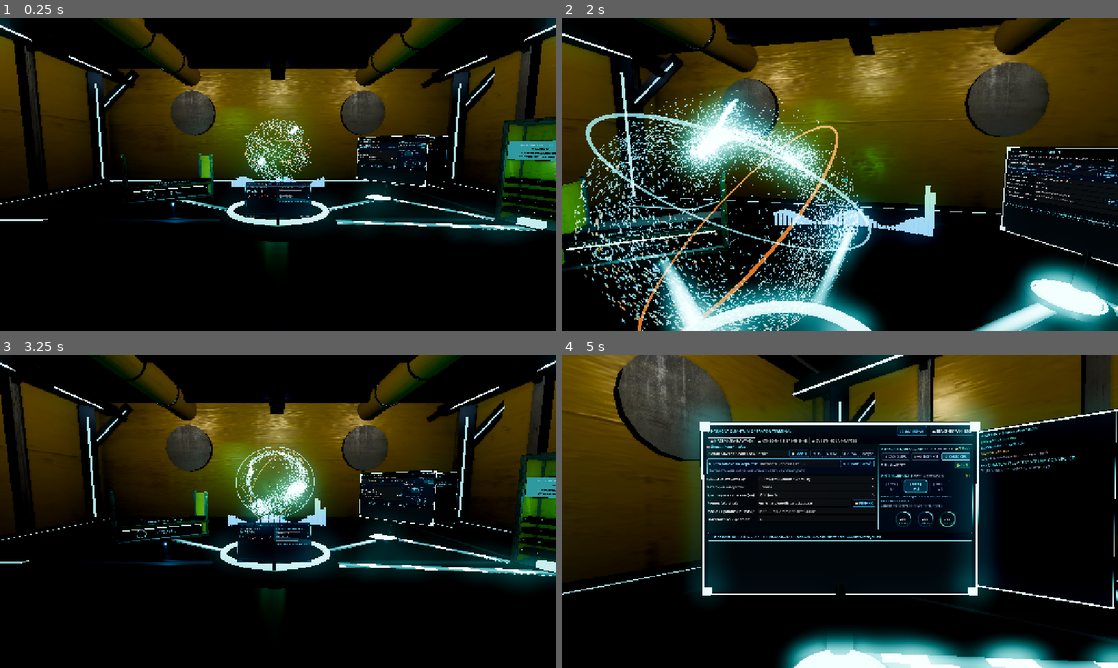
Above: before the commit, frames 1-4 (two rows, left to right).
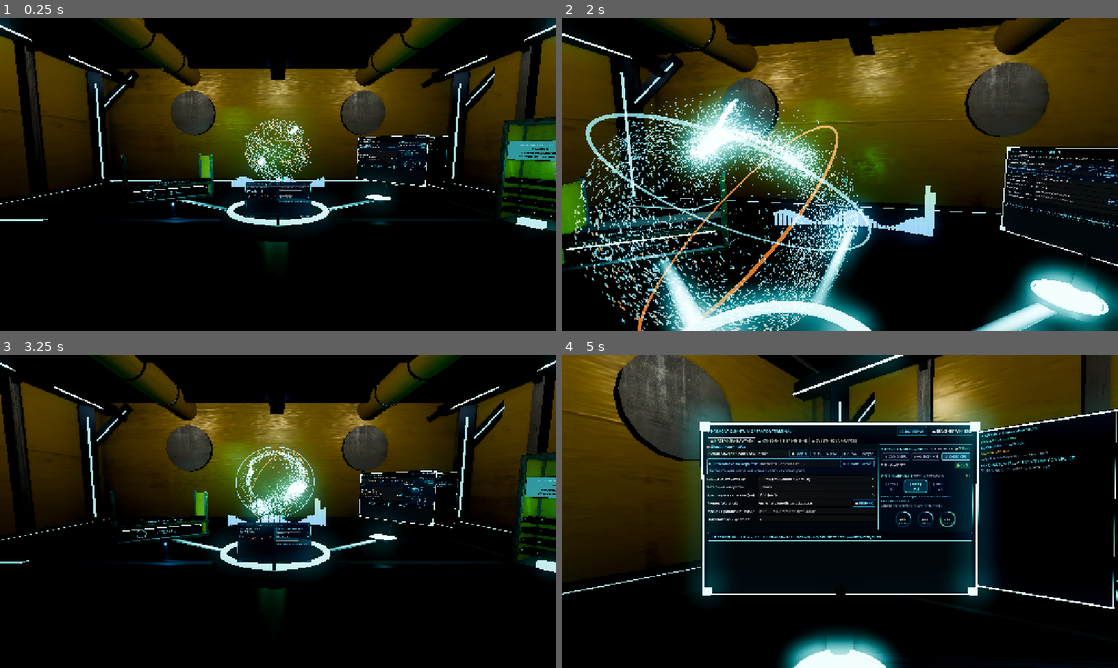
Above: after the commit, the same moments.

Repository: chefy2003/hashcat-studio
Game: Godot game, scene res://scenes/dashboard_3d.tscn
The game is run twice, just before and just after one commit, with the same random seed, the same clock (stepped at 60 frames per second) and the same inputs.
Inputs (mouse positions are in pixels of both pictures, inside the frame that each line leads up to):
- Up to frame 1 (0.25 s): no input
- Up to frame 2 (2 s): tap Enter at 0.5 s; move the mouse to (867, 174) at 0.52 s; hold E (interact) 0.53-1.28 s; hold W from 0.53 s (still down); click (867, 174) at 0.67 s; tap Space at 0.77, 1.52 s; move the mouse to (812, 174) at 1.27 s; tap Ctrl at 1.35 s
- Up to frame 3 (3.25 s): keep holding W; move the mouse to (289, 505) at 2.02 s; hold Shift 2.03-2.78 s; move the mouse to (272, 517) at 2.77 s; tap 1 at 2.85 s; click (272, 517) at 2.92 s; tap Space at 3.02 s
- Up to frame 4 (5 s): keep holding W; move the mouse to (878, 514) at 3.52 s; tap 2 at 3.6 s; tap Space at 3.77, 4.52 s; move the mouse to (795, 508) at 4.27 s; tap 3 at 4.35 s

The runs differ from the first frame. In frame 1, 1.4% of the frame differs, in the area x 60-97%, y 57-71%; in frame 2, less than 0.1%; in frame 3, 2.4%; in frame 4, 3.7%, in the area x 54-100%, y 88-100%.

Commit message:
feat(shader): integrate high-performance multi-lane optical conduit shader with photon packets

Diff:
--- a/scripts/ui/3d/data_transfer_conduit_3d.gd
+++ b/scripts/ui/3d/data_transfer_conduit_3d.gd
@@ -28,16 +28,18 @@
 		if _burst_timer <= 0.0:
 			_is_bursting = false
 
-	var target_activity: float = 0.0
+	var mode: int = 0
+	var speed: float = 4.0
 	if _is_bursting:
-		target_activity = 1.0
+		mode = 1
+		speed = 10.0
 	elif _is_streaming:
-		target_activity = 2.0
-
-	_current_activity = lerp(_current_activity, target_activity, delta * 5.0)
+		mode = 2
+		speed = 14.0
 
 	if _shader_material:
-		_shader_material.set_shader_parameter("activity_level", _current_activity)
+		_shader_material.set_shader_parameter("bus_mode", mode)
+		_shader_material.set_shader_parameter("transfer_speed", speed)
 
 func trigger_file_burst(duration: float = 2.8) -> void:
 	_is_bursting = true
@@ -61,8 +63,9 @@
 	if shader:
 		_shader_material = ShaderMaterial.new()
 		_shader_material.shader = shader
-		_shader_material.set_shader_parameter("packet_density", max(length * 2.2, 6.0))
-		_shader_material.set_shader_parameter("activity_level", 0.0)
+		_shader_material.set_shader_parameter("packet_density", clamp(length * 2.5, 6.0, 25.0))
+		_shader_material.set_shader_parameter("bus_mode", 0)
+		_shader_material.set_shader_parameter("transfer_speed", 4.0)
 		_mesh_instance.material_override = _shader_material
 
 	add_child(_mesh_instance)
--- a/shaders/data_transfer_conduit.gdshader
+++ b/shaders/data_transfer_conduit.gdshader
@@ -1,65 +1,72 @@
 shader_type spatial;
-render_mode blend_mix, depth_draw_opaque, cull_back, diffuse_burley, specular_schlick_ggx;
+render_mode blend_mix, depth_draw_opaque, cull_back, specular_schlick_ggx;
 
-// AAA Cyber High-Speed Optical Data Transfer Bus
-// Visualizes discrete data packets, file blocks, and bitstreams streaming between nodes.
+// 0 = STANDBY, 1 = FILE READ (Amber Burst), 2 = ATTACK / STREAMING (Cyan Flow)
+uniform int bus_mode : hint_range(0, 2) = 0;
+uniform float transfer_speed : hint_range(0.0, 25.0) = 6.0;
+uniform float packet_density : hint_range(1.0, 30.0) = 10.0;
+uniform float lane_count : hint_range(2.0, 16.0) = 8.0;
+uniform float emission_energy : hint_range(1.0, 20.0) = 8.5;
 
-uniform vec4 base_casing_color : source_color = vec4(0.015, 0.02, 0.035, 1.0);
-uniform vec4 data_packet_color : source_color = vec4(0.0, 0.94, 1.0, 1.0);
-uniform vec4 burst_packet_color : source_color = vec4(1.0, 0.72, 0.12, 1.0);
+uniform vec4 glass_tint : source_color = vec4(0.02, 0.04, 0.07, 1.0);
+uniform vec4 standby_color : source_color = vec4(0.0, 0.35, 0.45, 1.0);
+uniform vec4 amber_burst_color : source_color = vec4(1.0, 0.65, 0.05, 1.0);
+uniform vec4 cyan_stream_color : source_color = vec4(0.0, 0.92, 1.0, 1.0);
 
-uniform float activity_level : hint_range(0.0, 2.0) = 0.0; // 0=idle, 1=burst, 2=streaming
-uniform float packet_speed : hint_range(0.5, 30.0) = 4.0;
-uniform float packet_density : hint_range(1.0, 40.0) = 12.0;
-uniform float glow_intensity : hint_range(0.5, 10.0) = 3.5;
+float hash11(float p) {
+    p = fract(p * 0.1031);
+    p *= p + 33.33;
+    p *= p + p;
+    return fract(p);
+}
 
 void fragment() {
-	float dist_from_center = abs(UV.x - 0.5) * 2.0; // 0 at center, 1 at edges
+    // Разделяме шината по ширина (UV.x) на паралелни оптични писти (lanes)
+    float lane_coord = UV.x * lane_count;
+    float lane_id = floor(lane_coord);
+    float lane_uv = fract(lane_coord);
 
-	vec3 casing_albedo = base_casing_color.rgb;
-	vec3 emissive = vec3(0.0);
-	float roughness = 0.3;
-	float metallic_val = 0.92;
+    // Тънки разделители между отделните писти и метален кант в краищата
+    float lane_mask = smoothstep(0.08, 0.18, lane_uv) * smoothstep(0.92, 0.82, lane_uv);
+    float border_frame = smoothstep(0.0, 0.04, UV.x) * smoothstep(1.0, 0.96, UV.x);
 
-	// Center optical core ribbon (|UV.x - 0.5| < 0.35)
-	if (dist_from_center < 0.6) {
-		float core_mask = 1.0 - smoothstep(0.0, 0.6, dist_from_center);
+    // Индивидуална скорост и фазов офсет за всяка паралелна писта
+    float lane_seed = hash11(lane_id + 17.0);
+    float speed_variation = mix(0.75, 1.35, lane_seed);
 
-		// Multi-track binary bitstream simulation
-		float speed = packet_speed * (1.0 + activity_level * 2.2);
-		float lane_offset = floor(UV.x * 4.0) * 0.25;
-		float packet_coord = (UV.y * packet_density) - (TIME * speed) + lane_offset;
+    // Движение по дължината на шината (UV.y: от StorageRack3D към Ядрото/Терминала)
+    float flow_coord = UV.y * packet_density - TIME * transfer_speed * speed_variation + lane_seed * 10.0;
+    float packet_cell = floor(flow_coord);
+    float packet_fract = fract(flow_coord);
 
-		// Discrete rectangular/segmented data packets
-		float packet_shape = fract(packet_coord);
-		float packet = step(0.55, packet_shape);
+    // Остра глава на фотонния пакет и плавно затихване на опашката (trail)
+    float packet_tail = pow(packet_fract, 3.5) * smoothstep(1.0, 0.88, packet_fract);
 
-		// High frequency micro-bits inside packets
-		float micro_bit = step(0.3, fract(packet_coord * 4.0));
-		packet *= (0.6 + micro_bit * 0.4);
+    // Случайно пропускане на слотове, за да изглежда като реален асинхронен битов трафик
+    float active_bit = step(0.35, hash11(packet_cell + lane_id * 53.0));
 
-		// Blend color based on activity: Idle (faint cyan) -> Burst (amber/gold) -> Streaming (electric cyan)
-		vec3 color = data_packet_color.rgb;
-		if (activity_level > 0.5 && activity_level < 1.5) {
-			color = mix(data_packet_color.rgb, burst_packet_color.rgb, activity_level);
-		} else if (activity_level >= 1.5) {
-			color = mix(data_packet_color.rgb, vec3(0.3, 0.7, 1.0), activity_level - 1.0);
-		}
+    vec3 final_emission = vec3(0.0);
 
-		float base_brightness = 0.25 + activity_level * 0.8;
-		float brightness = (base_brightness + packet * 1.8) * core_mask * glow_intensity;
-		emissive = color * brightness;
-		roughness = 0.08;
-	} else {
-		// Outer guide rails
-		float rail = smoothstep(0.85, 0.98, dist_from_center);
-		vec3 rail_color = mix(data_packet_color.rgb, burst_packet_color.rgb, clamp(activity_level, 0.0, 1.0));
-		emissive = rail_color * rail * (0.8 + activity_level * 0.6);
-	}
+    if (bus_mode == 0) {
+        // STANDBY: Тих базов пулс по крайните шини
+        float pulse = 0.25 + 0.15 * sin(TIME * 2.0 + UV.y * 6.0);
+        final_emission = standby_color.rgb * lane_mask * pulse * 0.6;
+    }
+    else if (bus_mode == 1) {
+        // READING FILE: Жълто-кехлибарени пакетни залпове
+        float burst = packet_tail * active_bit * lane_mask;
+        final_emission = amber_burst_color.rgb * burst * emission_energy;
+    }
+    else {
+        // STREAMING / ATTACK: Високочестотен непрекъснат циан поток
+        float stream = (packet_tail * 0.85 + 0.15) * lane_mask;
+        final_emission = cyan_stream_color.rgb * stream * (emission_energy * 1.25);
+    }
 
-	ALBEDO = casing_albedo;
-	METALLIC = metallic_val;
-	ROUGHNESS = roughness;
-	SPECULAR = 0.9;
-	EMISSION = emissive;
+    // Физични свойства на опушеното покривно стъкло над шината
+    ALBEDO = glass_tint.rgb * border_frame;
+    METALLIC = 0.85;
+    ROUGHNESS = 0.12;
+    SPECULAR = 0.9;
+    EMISSION = final_emission * border_frame;
 }
